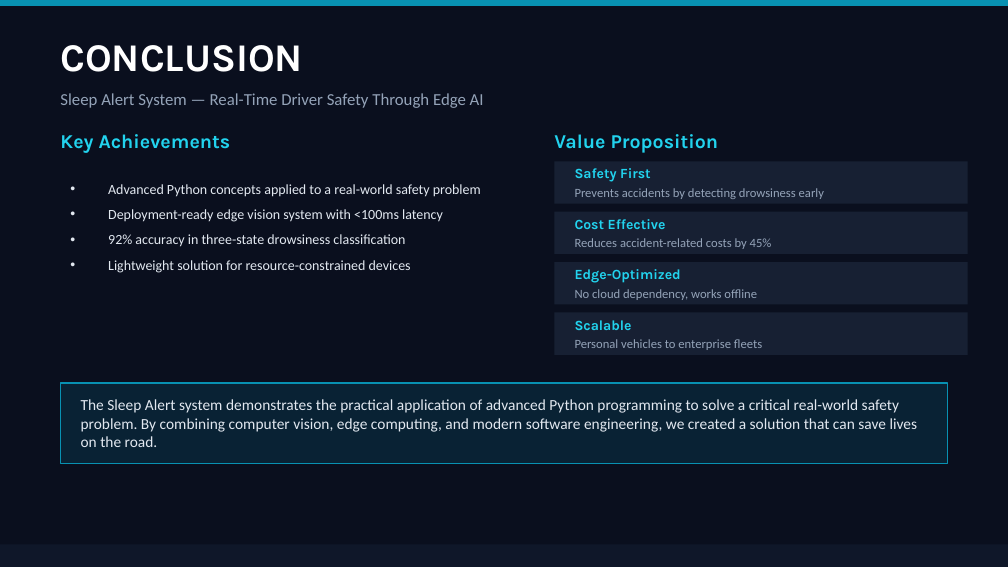
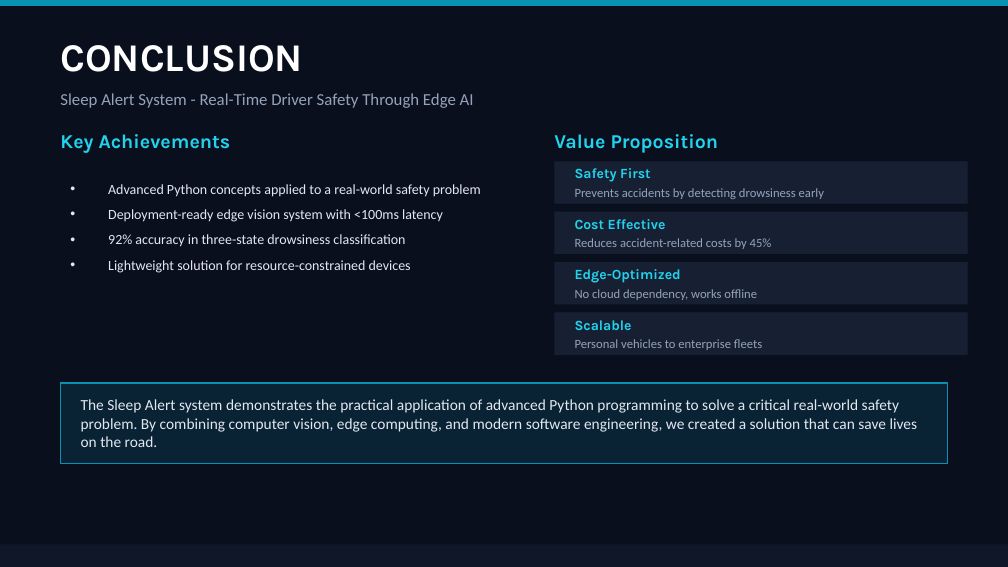
Before and after one commit to najzdev/Sleep-Alert-Car-Camera-Image-Classification-System, a slide deck: slide 12 of Sleep-Alert-Car-Camera-Image-Classification-System.pptx. Drawn at 1008x567 pixels with LibreOffice and Linux fonts; fonts in the diff are those of the drawing. Boxes give left, top, right and bottom in pixels: in the first picture for what was removed or moved away, otherwise in the second. Text is boxed around its words. In the diff, an @@ line names an element or a change of style, - is before the commit and + after.

```diff
--- a/Sleep-Alert-Car-Camera-Image-Classification-System.pptx
+++ b/Sleep-Alert-Car-Camera-Image-Classification-System.pptx
@@ text at <box>60,93,474,108</box>: text changed @@
-Sleep Alert System — Real-Time Driver Safety Through Edge AI
+Sleep Alert System - Real-Time Driver Safety Through Edge AI
```
Also in this commit, not shown: 9 other slides changed.
